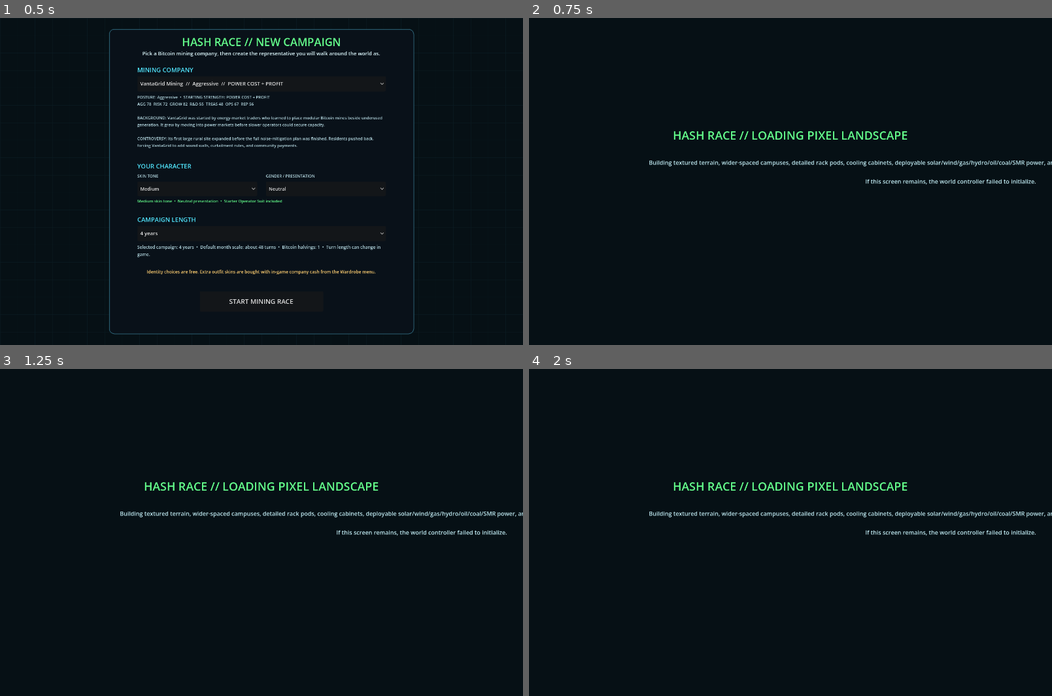
Above: before the commit, frames 1-4 (two rows, left to right).
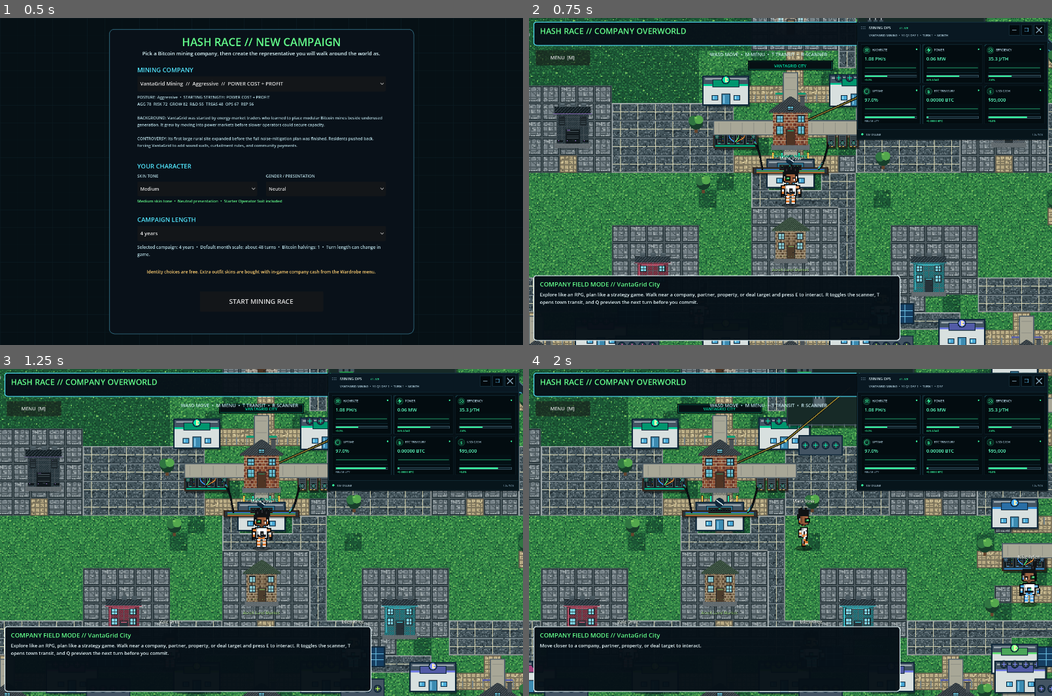
Above: after the commit, the same moments.

Repository: 1freetech/HashRace
Game: Godot game, scene res://scenes/campaign_setup.tscn
Two runs of this game, one before a commit and one after it. Both use one fixed random seed, a clock stepped at 60 frames per second and the inputs below.
Inputs (mouse positions are in pixels of both pictures, inside the frame that each line leads up to):
- Up to frame 1 (0.5 s): no input
- Up to frame 2 (0.75 s): click "START MINING RACE" at 0.5 s
- Up to frame 3 (1.25 s): no input
- Up to frame 4 (2 s): tap Enter at 1.25 s; move the mouse to (905, 516) at 1.27 s; hold D from 1.28 s (still down); tap C at 1.35 s; click (905, 516) at 1.42 s; tap Space at 1.52 s; tap 1 at 1.55 s

Frame 1 is identical in both runs. In frame 2, 70% of the frame differs, in the area x 0-100%, y 0-100%; in frame 3, 70%; in frame 4, 70%.
Error before the commit: Parse Error: Could not resolve super class inheritance from "res://scripts/world_v072.gd". (res://scripts/world_v073.gd:1)

Commit message:
Fix the Godot 4.7.2 turn-control parser while preserving v0.075 gameplay. The direct Day, Month, Quarter, Year, and Custom hotkeys now use normal multiline GDScript match syntax instead of compressed inline match cases, restoring the inherited world script chain so the playable town, pixel landscape, negotiation layer, and desktop release can load again.

Diff:
--- a/Godot/scripts/world_time_scale.gd
+++ b/Godot/scripts/world_time_scale.gd
@@ -14,73 +14,203 @@
 var custom_days := 14.0
 
 func _ready() -> void:
-    super._ready(); campaign_turns = int(ceil(float(campaign_years) * DAYS_PER_YEAR / turn_length_days())); _install_turn_scale_control(); _refresh_ui()
-func turn_length_days() -> float: return custom_days if turn_length_name() == "CUSTOM" else float(TURN_LENGTHS[turn_length_idx]["days"])
-func turn_length_name() -> String: return String(TURN_LENGTHS[turn_length_idx]["name"])
+    super._ready()
+    campaign_turns = int(ceil(float(campaign_years) * DAYS_PER_YEAR / turn_length_days()))
+    _install_turn_scale_control()
+    _refresh_ui()
+
+func turn_length_days() -> float:
+    return custom_days if turn_length_name() == "CUSTOM" else float(TURN_LENGTHS[turn_length_idx]["days"])
+
+func turn_length_name() -> String:
+    return String(TURN_LENGTHS[turn_length_idx]["name"])
+
 func _install_turn_scale_control() -> void:
-    var layer := CanvasLayer.new(); layer.name = "TurnScaleLayer"; layer.layer = 12; add_child(layer)
-    turn_scale_button = Button.new(); turn_scale_button.position = Vector2(1040,88); turn_scale_button.size = Vector2(370,42); turn_scale_button.add_theme_font_size_override("font_size",12); turn_scale_button.tooltip_text="Hotkeys: 1 Day, 2 Month, 3 Quarter, 4 Year, 5 Custom."; turn_scale_button.pressed.connect(_cycle_turn_length); layer.add_child(turn_scale_button)
-    custom_days_spin=SpinBox.new(); custom_days_spin.position=Vector2(1210,134); custom_days_spin.size=Vector2(200,38); custom_days_spin.min_value=1; custom_days_spin.max_value=3650; custom_days_spin.step=1; custom_days_spin.value=custom_days; custom_days_spin.suffix=" days / turn"; custom_days_spin.value_changed.connect(_on_custom_days_changed); layer.add_child(custom_days_spin); _refresh_turn_scale_button()
+    var layer := CanvasLayer.new()
+    layer.name = "TurnScaleLayer"
+    layer.layer = 12
+    add_child(layer)
+    turn_scale_button = Button.new()
+    turn_scale_button.position = Vector2(1040,88)
+    turn_scale_button.size = Vector2(370,42)
+    turn_scale_button.add_theme_font_size_override("font_size",12)
+    turn_scale_button.tooltip_text = "Hotkeys: 1 Day, 2 Month, 3 Quarter, 4 Year, 5 Custom."
+    turn_scale_button.pressed.connect(_cycle_turn_length)
+    layer.add_child(turn_scale_button)
+    custom_days_spin = SpinBox.new()
+    custom_days_spin.position = Vector2(1210,134)
+    custom_days_spin.size = Vector2(200,38)
+    custom_days_spin.min_value = 1
+    custom_days_spin.max_value = 3650
+    custom_days_spin.step = 1
+    custom_days_spin.value = custom_days
+    custom_days_spin.suffix = " days / turn"
+    custom_days_spin.value_changed.connect(_on_custom_days_changed)
+    layer.add_child(custom_days_spin)
+    _refresh_turn_scale_button()
+
 func _unhandled_input(event: InputEvent) -> void:
     if event is InputEventKey and event.pressed and not event.echo:
-        if event.keycode == KEY_C: _cycle_turn_length(); get_viewport().set_input_as_handled(); return
+        if event.keycode == KEY_C:
+            _cycle_turn_length()
+            get_viewport().set_input_as_handled()
+            return
         var idx := -1
-        match event.keycode: KEY_1: idx=0; KEY_2: idx=1; KEY_3: idx=2; KEY_4: idx=3; KEY_5: idx=4
-        if idx >= 0: _set_turn_length(idx); get_viewport().set_input_as_handled(); return
+        match event.keycode:
+            KEY_1:
+                idx = 0
+            KEY_2:
+                idx = 1
+            KEY_3:
+                idx = 2
+            KEY_4:
+                idx = 3
+            KEY_5:
+                idx = 4
+        if idx >= 0:
+            _set_turn_length(idx)
+            get_viewport().set_input_as_handled()
+            return
     super._unhandled_input(event)
-func _cycle_turn_length() -> void: _set_turn_length((turn_length_idx+1)%TURN_LENGTHS.size())
+
+func _cycle_turn_length() -> void:
+    _set_turn_length((turn_length_idx+1)%TURN_LENGTHS.size())
+
 func _set_turn_length(idx:int)->void:
     idx=clampi(idx,0,TURN_LENGTHS.size()-1)
-    if live_quarter_confirmation_pending: _invalidate_quarter_preview("Turn preview cancelled because the turn length changed.")
-    turn_length_idx=idx; _recalculate_campaign_turns(); _refresh_turn_scale_button(); _refresh_ui()
+    if live_quarter_confirmation_pending:
+        _invalidate_quarter_preview("Turn preview cancelled because the turn length changed.")
+    turn_length_idx=idx
+    _recalculate_campaign_turns()
+    _refresh_turn_scale_button()
+    _refresh_ui()
+
 func _on_custom_days_changed(days:float)->void:
     custom_days=clampf(days,1,3650)
     if turn_length_name()=="CUSTOM":
-        if live_quarter_confirmation_pending: _invalidate_quarter_preview("Turn preview cancelled because the custom turn length changed.")
-        _recalculate_campaign_turns(); _refresh_turn_scale_button(); _refresh_ui()
+        if live_quarter_confirmation_pending:
+            _invalidate_quarter_preview("Turn preview cancelled because the custom turn length changed.")
+        _recalculate_campaign_turns()
+        _refresh_turn_scale_button()
+        _refresh_ui()
+
 func _recalculate_campaign_turns()->void:
     campaign_turns=(turn-1)+int(ceil(maxf(0,float(campaign_years)*DAYS_PER_YEAR-elapsed_campaign_days)/turn_length_days()))
+
 func set_custom_turn_days(days:float)->void:
     custom_days=clampf(days,1,3650)
-    if is_instance_valid(custom_days_spin): custom_days_spin.set_value_no_signal(custom_days)
+    if is_instance_valid(custom_days_spin):
+        custom_days_spin.set_value_no_signal(custom_days)
     _set_turn_length(4)
-func custom_turn_days()->float:return custom_days
+
+func custom_turn_days()->float:
+    return custom_days
+
 func _refresh_turn_scale_button()->void:
-    if is_instance_valid(turn_scale_button): turn_scale_button.text="TURN: %s  [1 D • 2 M • 3 Q • 4 Y • 5 CUSTOM • C]" % (("CUSTOM %.0f DAYS"%custom_days) if turn_length_name()=="CUSTOM" else turn_length_name())
-    if is_instance_valid(custom_days_spin): custom_days_spin.visible=turn_length_name()=="CUSTOM"
-    if is_instance_valid(quarter_button) and not live_quarter_confirmation_pending and not campaign_complete: quarter_button.text="END %s TURN"%turn_length_name()
+    if is_instance_valid(turn_scale_button):
+        turn_scale_button.text="TURN: %s  [1 D • 2 M • 3 Q • 4 Y • 5 CUSTOM • C]" % (("CUSTOM %.0f DAYS"%custom_days) if turn_length_name()=="CUSTOM" else turn_length_name())
+    if is_instance_valid(custom_days_spin):
+        custom_days_spin.visible=turn_length_name()=="CUSTOM"
+    if is_instance_valid(quarter_button) and not live_quarter_confirmation_pending and not campaign_complete:
+        quarter_button.text="END %s TURN"%turn_length_name()
+
 func _scaled_financial_preview(days:float)->Dictionary:
-    var mined:=_btc_per_day()*days; var held:=mined*float(player["treasury_hold"]); var sold:=mined-held; var revenue:=sold*btc_price; var income:=float(player["recurring_income"])*(days/DAYS_PER_QUARTER); var power:=_machine_load_kw()*24*days*_effective_power_cost()*_uptime(); var ops:=float(player["machines"])*0.38*days; var debt:=float(player["debt"])*float(player["debt_rate"])*(days/365.0)
+    var mined:=_btc_per_day()*days
+    var held:=mined*float(player["treasury_hold"])
+    var sold:=mined-held
+    var revenue:=sold*btc_price
+    var income:=float(player["recurring_income"])*(days/DAYS_PER_QUARTER)
+    var power:=_machine_load_kw()*24*days*_effective_power_cost()*_uptime()
+    var ops:=float(player["machines"])*0.38*days
+    var debt:=float(player["debt"])*float(player["debt_rate"])*(days/365.0)
     return {"mined_btc":mined,"held_btc":held,"sold_btc":sold,"mining_revenue":revenue,"partner_income":income,"power_cost":power,"ops_cost":ops,"debt_cost":debt,"profit":revenue+income-power-ops-debt}
-func _project_scaled_profit(days:float)->float:return float(_scaled_financial_preview(days)["profit"])
+
+func _project_scaled_profit(days:float)->float:
+    return float(_scaled_financial_preview(days)["profit"])
+
 func _end_quarter()->void:
-    if campaign_complete:return
-    var days:=minf(turn_length_days(),maxf(0,float(campaign_years)*DAYS_PER_YEAR-elapsed_campaign_days)); if days<=0:return
+    if campaign_complete:
+        return
+    var days:=minf(turn_length_days(),maxf(0,float(campaign_years)*DAYS_PER_YEAR-elapsed_campaign_days))
+    if days<=0:
+        return
     if not live_quarter_confirmation_pending:
-        live_quarter_confirmation_pending=true; var p:=_scaled_financial_preview(days); quarter_button.text="CONFIRM %s TURN"%turn_length_name(); _feedback("%s PREVIEW: %.2f days • BTC %.6f • NET $%d • CASH AFTER $%d. Confirm or Esc."%[turn_length_name(),days,float(p["mined_btc"]),int(p["profit"]),int(float(player["cash"])+float(p["profit"]))]); return
-    live_quarter_confirmation_pending=false; quarter_button.text="END %s TURN"%turn_length_name(); var mined:=_btc_per_day()*days; var sats:=mined*SATS_PER_BTC; var held:=sats*float(player["treasury_hold"]); var p:=_scaled_financial_preview(days); player["sats"]=float(player["sats"])+held; player["cash"]=float(player["cash"])+float(p["profit"]); player["last_profit"]=float(p["profit"]); _simulate_rivals_scaled(days); elapsed_campaign_days+=days
+        live_quarter_confirmation_pending=true
+        var p:=_scaled_financial_preview(days)
+        quarter_button.text="CONFIRM %s TURN"%turn_length_name()
+        _feedback("%s PREVIEW: %.2f days • BTC %.6f • NET $%d • CASH AFTER $%d. Confirm or Esc."%[turn_length_name(),days,float(p["mined_btc"]),int(p["profit"]),int(float(player["cash"])+float(p["profit"]))])
+        return
+    live_quarter_confirmation_pending=false
+    quarter_button.text="END %s TURN"%turn_length_name()
+    var mined:=_btc_per_day()*days
+    var sats:=mined*SATS_PER_BTC
+    var held:=sats*float(player["treasury_hold"])
+    var p:=_scaled_financial_preview(days)
+    player["sats"]=float(player["sats"])+held
+    player["cash"]=float(player["cash"])+float(p["profit"])
+    player["last_profit"]=float(p["profit"])
+    _simulate_rivals_scaled(days)
+    elapsed_campaign_days+=days
     var halving:=false
-    while elapsed_campaign_days>=next_halving_day:block_subsidy_btc*=0.5;next_halving_day+=HALVING_DAYS;halving=true
-    var note:=_advance_market_scaled(days,halving); var settled:=turn
-    if elapsed_campaign_days>=float(campaign_years)*DAYS_PER_YEAR-0.01: campaign_complete=true;quarter_button.disabled=true;quarter_button.text="CAMPAIGN COMPLETE";_open_message("CAMPAIGN COMPLETE","Finished %d years in %d turns."%[campaign_years,settled]);_refresh_ui();return
-    turn+=1;_recalculate_campaign_turns();_open_message("%s SETTLEMENT"%turn_length_name(),"%s TURN %d closed: %.2f days • mined %d sats • cash result $%d. %s"%[turn_length_name(),settled,days,int(sats),int(p["profit"]),note]);_refresh_ui();queue_redraw()
+    while elapsed_campaign_days>=next_halving_day:
+        block_subsidy_btc*=0.5
+        next_halving_day+=HALVING_DAYS
+        halving=true
+    var note:=_advance_market_scaled(days,halving)
+    var settled:=turn
+    if elapsed_campaign_days>=float(campaign_years)*DAYS_PER_YEAR-0.01:
+        campaign_complete=true
+        quarter_button.disabled=true
+        quarter_button.text="CAMPAIGN COMPLETE"
+        _open_message("CAMPAIGN COMPLETE","Finished %d years in %d turns."%[campaign_years,settled])
+        _refresh_ui()
+        return
+    turn+=1
+    _recalculate_campaign_turns()
+    _open_message("%s SETTLEMENT"%turn_length_name(),"%s TURN %d closed: %.2f days • mined %d sats • cash result $%d. %s"%[turn_length_name(),settled,days,int(sats),int(p["profit"]),note])
+    _refresh_ui()
+    queue_redraw()
+
 func _cancel_live_quarter_confirmation()->void:
-    if live_quarter_confirmation_pending: live_quarter_confirmation_pending=false;quarter_button.text="END %s TURN"%turn_length_name();_feedback("Turn settlement cancelled.")
+    if live_quarter_confirmation_pending:
+        live_quarter_confirmation_pending=false
+        quarter_button.text="END %s TURN"%turn_length_name()
+        _feedback("Turn settlement cancelled.")
+
 func _elapsed_probability(quarter_probability:float,days:float)->float:
-    var p:=clampf(quarter_probability,0,1); return 1.0-pow(1.0-p,maxf(0,days)/DAYS_PER_QUARTER)
+    var p:=clampf(quarter_probability,0,1)
+    return 1.0-pow(1.0-p,maxf(0,days)/DAYS_PER_QUARTER)
+
 func _simulate_rivals_scaled(days:float)->void:
     var scale:=maxf(0,days/DAYS_PER_QUARTER)
     for i in range(rivals.size()):
         var rival:Dictionary=rivals[i]
-        if bool(rival["merged"]):continue
+        if bool(rival["merged"]):
+            continue
         rival["cash"]=float(rival["cash"])*maxf(0.85,1.0+randf_range(-0.04,0.08)*sqrt(scale))
-        if randf()<_elapsed_probability(0.55,days):rival["machines"]=int(rival["machines"])+max(1,int(round(float(randi_range(5,25))*maxf(0.1,scale))))
-        if randf()<_elapsed_probability(0.25,days):rival["mw"]=float(rival["mw"])+0.25*maxf(1,scale)
-        if randf()<_elapsed_probability(0.16,days):rival["acres"]=float(rival["acres"])+5.0*maxf(1,scale)
+        if randf()<_elapsed_probability(0.55,days):
+            rival["machines"]=int(rival["machines"])+max(1,int(round(float(randi_range(5,25))*maxf(0.1,scale))))
+        if randf()<_elapsed_probability(0.25,days):
+            rival["mw"]=float(rival["mw"])+0.25*maxf(1,scale)
+        if randf()<_elapsed_probability(0.16,days):
+            rival["acres"]=float(rival["acres"])+5.0*maxf(1,scale)
         rivals[i]=rival
+
 func _advance_market_scaled(days:float,halving_happened:bool)->String:
-    var scale:=sqrt(days/DAYS_PER_QUARTER); federal_rate=clampf(federal_rate+randf_range(-0.0035,0.0035)*scale,0.005,0.085); btc_price=maxf(8000,btc_price*maxf(0.72,1+randf_range(-0.12,0.18)*scale)); land_price_per_acre=maxf(1800,land_price_per_acre*maxf(0.80,1+randf_range(-0.025,0.040)*scale)); energy_market_index=clampf(energy_market_index*(1+randf_range(-0.06,0.07)*scale),0.72,1.45);network_hashrate_th*=maxf(0.90,1+randf_range(-0.015,0.075)*scale);average_fees_btc=clampf(average_fees_btc*maxf(0.50,1+randf_range(-0.28,0.38)*scale),0.04,0.85);return "Fed %.2f%% • BTC $%d • land $%d/acre."%[federal_rate*100,int(btc_price),int(land_price_per_acre)]
+    var scale:=sqrt(days/DAYS_PER_QUARTER)
+    federal_rate=clampf(federal_rate+randf_range(-0.0035,0.0035)*scale,0.005,0.085)
+    btc_price=maxf(8000,btc_price*maxf(0.72,1+randf_range(-0.12,0.18)*scale))
+    land_price_per_acre=maxf(1800,land_price_per_acre*maxf(0.80,1+randf_range(-0.025,0.040)*scale))
+    energy_market_index=clampf(energy_market_index*(1+randf_range(-0.06,0.07)*scale),0.72,1.45)
+    network_hashrate_th*=maxf(0.90,1+randf_range(-0.015,0.075)*scale)
+    average_fees_btc=clampf(average_fees_btc*maxf(0.50,1+randf_range(-0.28,0.38)*scale),0.04,0.85)
+    return "Fed %.2f%% • BTC $%d • land $%d/acre."%[federal_rate*100,int(btc_price),int(land_price_per_acre)]
+
 func _refresh_ui()->void:
     super._refresh_ui()
-    if not is_instance_valid(top_stats) or player.is_empty():return
-    var year:=mini(campaign_years,int(elapsed_campaign_days/DAYS_PER_YEAR)+1);var day:=int(fmod(elapsed_campaign_days,DAYS_PER_YEAR))+1;var q:=clampi(int((day-1)/(DAYS_PER_YEAR/4))+1,1,4);top_stats.text="%s | Y%d Q%d DAY %d | TURN %d | %s | Cash $%d | SATS %d"%[String(player["name"]),year,q,day,turn,turn_length_name(),int(player["cash"]),int(player["sats"])]
+    if not is_instance_valid(top_stats) or player.is_empty():
+        return
+    var year:=mini(campaign_years,int(elapsed_campaign_days/DAYS_PER_YEAR)+1)
+    var day:=int(fmod(elapsed_campaign_days,DAYS_PER_YEAR))+1
+    var q:=clampi(int((day-1)/(DAYS_PER_YEAR/4))+1,1,4)
+    top_stats.text="%s | Y%d Q%d DAY %d | TURN %d | %s | Cash $%d | SATS %d"%[String(player["name"]),year,q,day,turn,turn_length_name(),int(player["cash"]),int(player["sats"])]
